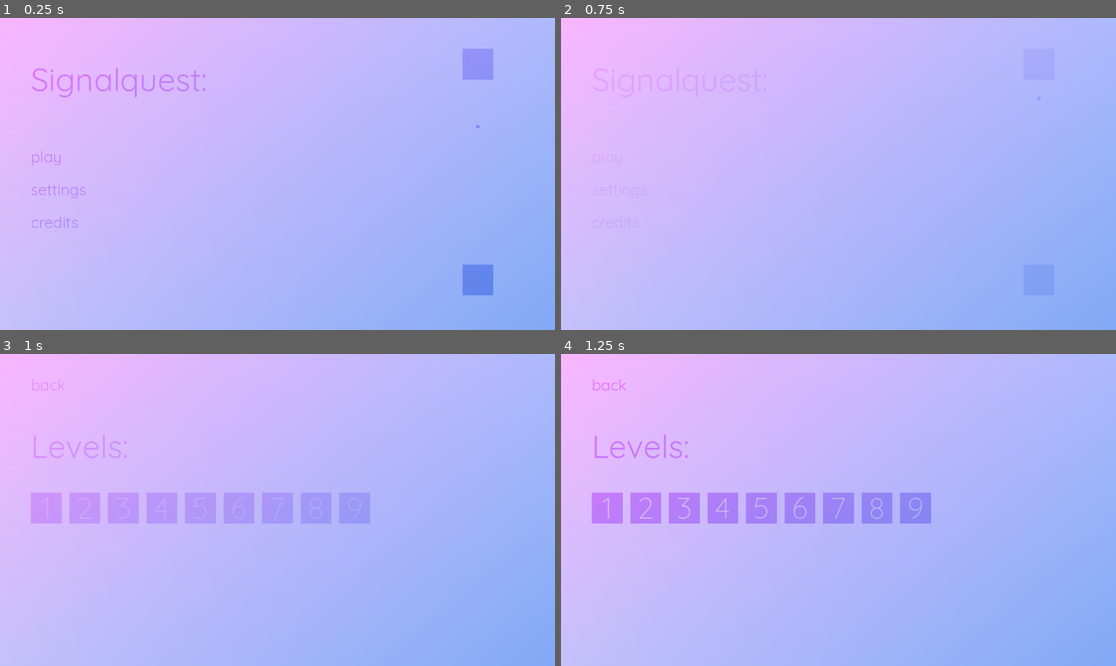
Above: before the commit, frames 1-4 (two rows, left to right).
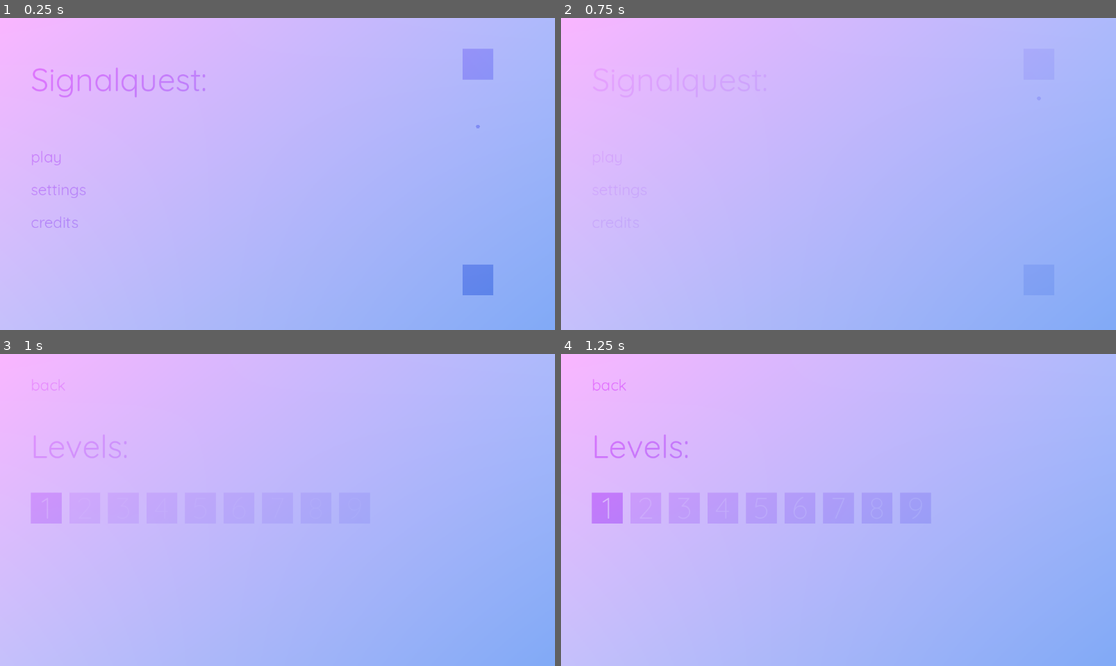
Above: after the commit, the same moments.

Repository: Username4D/signal_quest
Game: Godot game, scene res://scenes/main_menu.tscn
Two runs of this game, one before a commit and one after it. Both use one fixed random seed, a clock stepped at 60 frames per second and the inputs below.
Inputs:
- Up to frame 1 (0.25 s): no input
- Up to frame 2 (0.75 s): click "play" at 0.5 s
- Up to frame 3 (1 s): no input
- Up to frame 4 (1.25 s): no input

Frames 1-2 are identical in both runs. In frame 4, 3.5% of the frame differs, in the area x 12-64%, y 44-55%.

Commit message:
made first level, added saving unlocked levels to gameplay scene, added showing locked / unlocked status to level menu, added code to launch levels to level menu

Diff:
--- a/scripts/gameplay.gd
+++ b/scripts/gameplay.gd
@@ -12,6 +12,10 @@
 	pass
 func finish():
 	$finish.visible = true
+	if save_manager.max_level <= current_level:
+		save_manager.max_level = current_level + 1
+		save_manager.save()
+
 
 func _ready() -> void:
 	var level_scene = load("res://scenes/levels/level_" + var_to_str(current_level) + ".tscn").instantiate()
--- a/scripts/level_menu.gd
+++ b/scripts/level_menu.gd
@@ -4,6 +4,10 @@
 	$content.modulate.a = 0
 	for i in $content/level_button_lines.get_children():
 		i.get_node("Label").text = i.name
+		if int(i.name) > save_manager.max_level:
+			i.modulate.a = .5
+	#	else:
+#			i.pressed.connect(pressed.bind(i))
 	var timer = get_tree().create_timer(0.25)
 	while timer.time_left != 0:
 		$content.modulate.a = 1 - 4 * timer.time_left
@@ -18,3 +22,9 @@
 	$content.modulate.a = 0
 	self.get_parent().add_child(load("res://scenes/main_menu.tscn").instantiate())
 	self.queue_free()
+
+func pressed(level: Node):
+	var load = load("res://scenes/gameplay.tscn").instantiate()
+	load.current_level = int( level.name)
+	self.get_parent().add_child(load)
+	self.queue_free()
--- a/scripts/save_manager.gd
+++ b/scripts/save_manager.gd
@@ -1,6 +1,6 @@
 extends Node
 
-var max_level = 0
+var max_level = 1
 var sfx_volume = 1
 var high_contrast_mode = false
 
